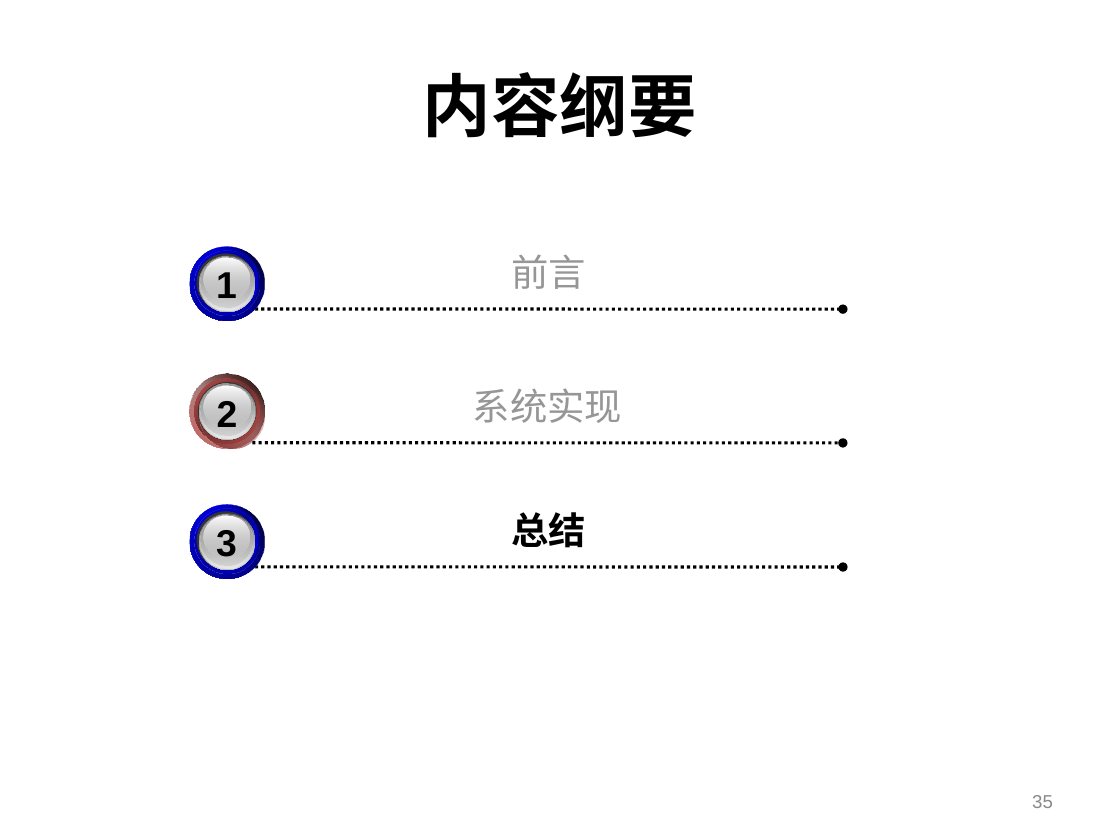
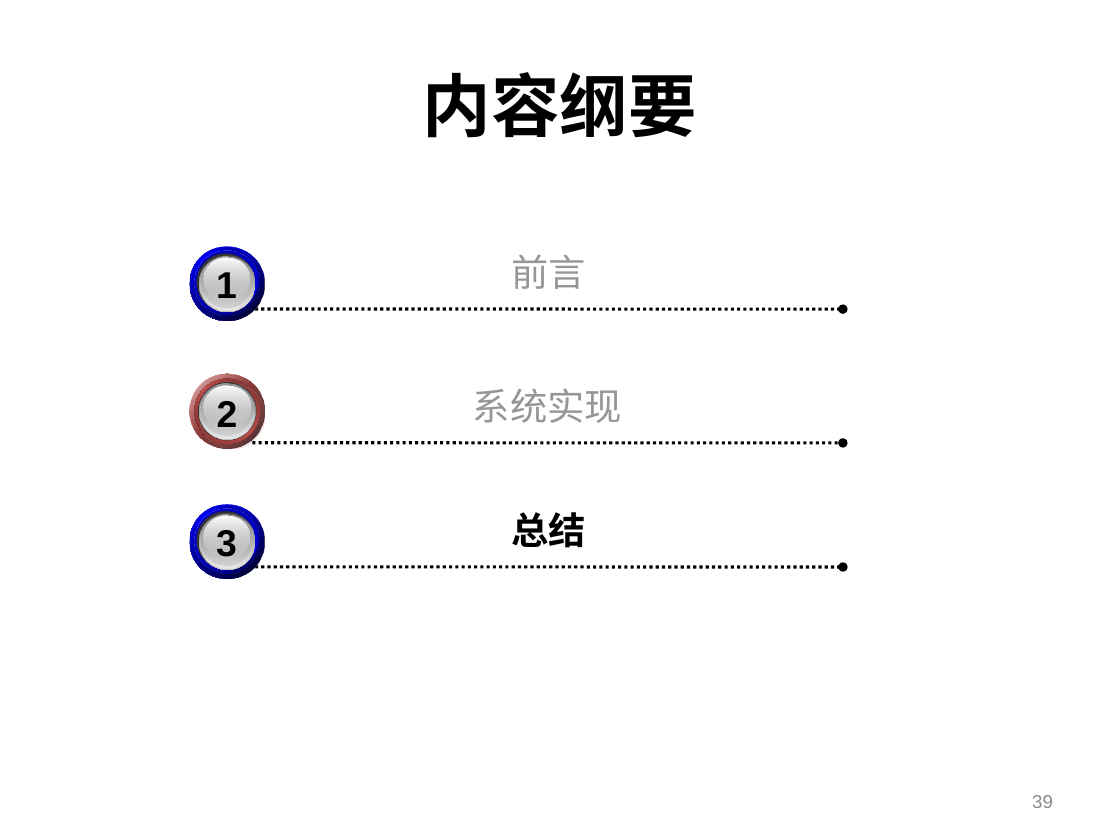
Before and after one commit to shtzr840329/mooon, a slide deck: slide 39 of applications/lightfs/doc/portableDFS-可便携的分布式文件系统.ppt (slide 35 before the commit). Drawn at 1120x840 pixels with LibreOffice and Linux fonts; fonts in the diff are those of the drawing; background and template pictures are left out. Boxes give left, top, right and bottom in pixels: in the first picture for what was removed or moved away, otherwise in the second. Text is boxed around its words. In the diff, an @@ line names an element or a change of style, - is before the commit and + after.

```diff
--- a/applications/lightfs/doc/portableDFS-可便携的分布式文件系统.ppt
+++ b/applications/lightfs/doc/portableDFS-可便携的分布式文件系统.ppt
@@ ellipse at (193,248,258,312): fill gradient #0000FF to #00008A to gradient #00008A to #0000FF @@
@@ ellipse at (189,374,264,449): fill gradient #C0504D to #FFFFFF to gradient #FFFFFF to #C0504D @@
@@ ellipse at (195,379,260,444): fill gradient #C0504D to #682B2A to gradient #682B2A to #C0504D @@
@@ ellipse at (193,505,258,570): fill gradient #0000FF to #00008A to gradient #00008A to #0000FF @@
@@ page number at (1032,795,1053,808): text changed @@
-35
+39
```
Also in this commit, not shown: 15 other slides changed, 4 slides added, 4 other files.
